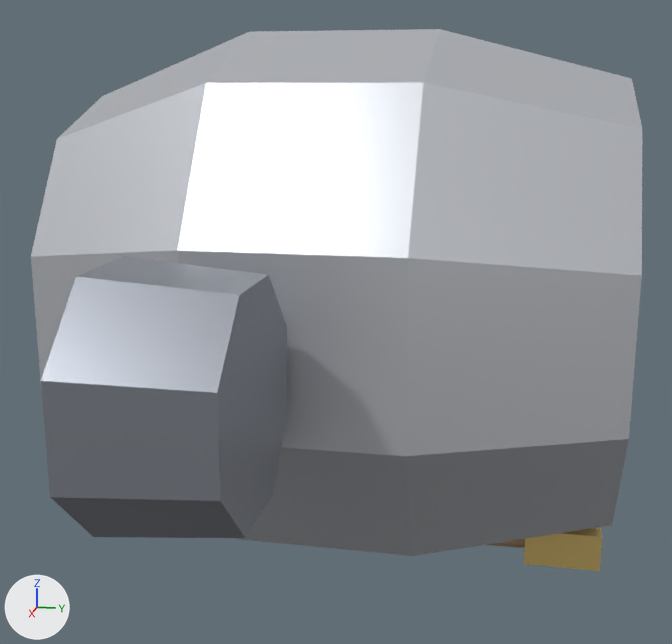
One commit to the glTF model client/public/models/armour/armor_leather.glb: the scene before it, then after it.
Both versions are drawn from a camera (50 mm lens) standing at (0.988, -1.599, 0.249) and looking at (0.008, -1.795, 0.004). The lights are fixed; the arrows at lower left show +X, +Y and +Z. The older version comes first. Vertices at exactly the same position are counted once.

Names of what the first picture shows: 'Torso', 'UpperArmL'.
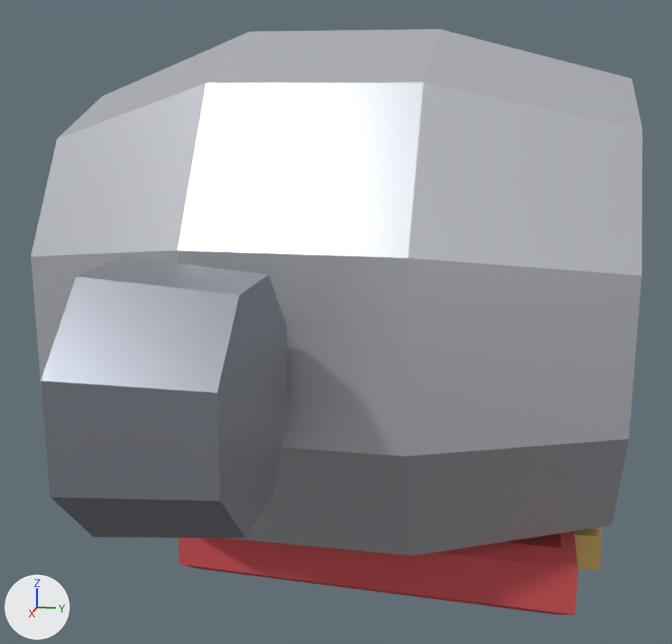
Pixel boxes [x1, y1, x2, y2] of what changed, in the pictures (672 x 644 px):
'Torso', reshaped (8% taller): before [31, 29, 642, 571]; after [31, 29, 642, 615]
part 1 of me_torso_004, added (red): after [178, 531, 578, 615]

The change, as a list of edits to the scene's bpy script:
```text
Add mat_red:
    mat_red = principled_material('Red')
    mat_red.base_color = (0.62, 0.08, 0.09)  # red #ce5055
    mat_red.roughness = 0.8
Change me_torso_004:
    used by ob_torso; location = (0.0, 0.0, 0.0)
    remove me_torso_004.from_pydata(...)  # 110 vertices, 184 faces; spans x -0.233..0.233, y -2.06..-1.5, z -0.252..0.312
    add me_torso_004.from_pydata(...)  # 126 vertices, 212 faces; spans x -0.233..0.233, y -2.06..-1.5, z -0.264..0.312
    me_torso_004 part 1: a new loose piece of 16 vertices spanning x -0.13..0.13, y -1.95..-1.53, z -0.264..-0.191, in mat_red (red #ce5055)
    add me_torso_004.materials.append(mat_red)  # red #ce5055
```
